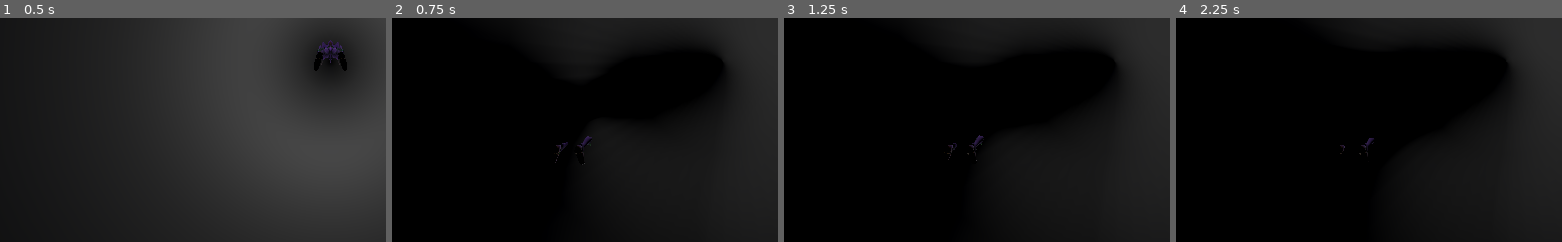
Above: before the commit, frames 1-4 (left to right).
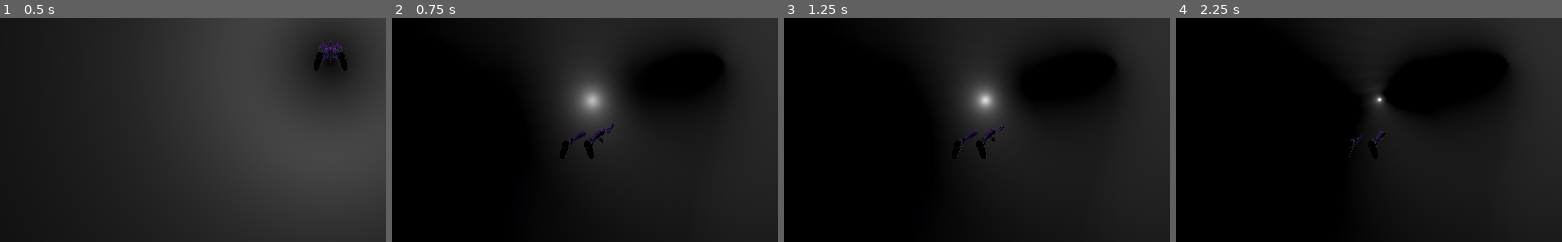
Above: after the commit, the same moments.

Repository: ryukinouu/Stellar-Requiem
Game: Godot game, scene res://Game/Scenes/Level.tscn
The game is run twice, just before and just after one commit, with the same random seed, the same clock (stepped at 60 frames per second) and the same inputs.
Inputs:
- Up to frame 1 (0.5 s): no input
- Up to frame 2 (0.75 s): hold D (right) from 0.53 s (still down)
- Up to frame 3 (1.25 s): keep holding D (right)
- Up to frame 4 (2.25 s): release D (right) at 1.28 s; hold A (left) 1.28-2.03 s; hold D (right) from 2.03 s (still down)
The pictures show only the part of the screen within x 9-59%, y 40-90%; the shares and areas given below are measured in that part.

Frame 1 is identical in both runs. In frame 2, 6.4% of the frame differs, in the area x 39-64%, y 19-66%; in frame 3, 6.0%; in frame 4, 2.4%.

Commit message:
update global

Diff:
--- a/Game/Scripts/Global.gd
+++ b/Game/Scripts/Global.gd
@@ -12,8 +12,8 @@
 	var angle_step = 2 * PI / CIRCLE_MEASURES
 	for i in range(CIRCLE_MEASURES):
 		var angle = i * angle_step
-		var x = CIRCLE_DIAMETER / 2 * cos(angle)
-		var y = CIRCLE_DIAMETER / 2 * sin(angle)
+		var x = (CIRCLE_DIAMETER - 0.5) / 2 * cos(angle)
+		var y = (CIRCLE_DIAMETER - 0.5) / 2 * sin(angle)
 		positions[i] = {}
 		positions[i]["position"] = Vector3(x, y - 0.1, 0)
 		positions[i]["rotation"] = Vector3(0, 0, rad_to_deg(atan2(y, x)))
